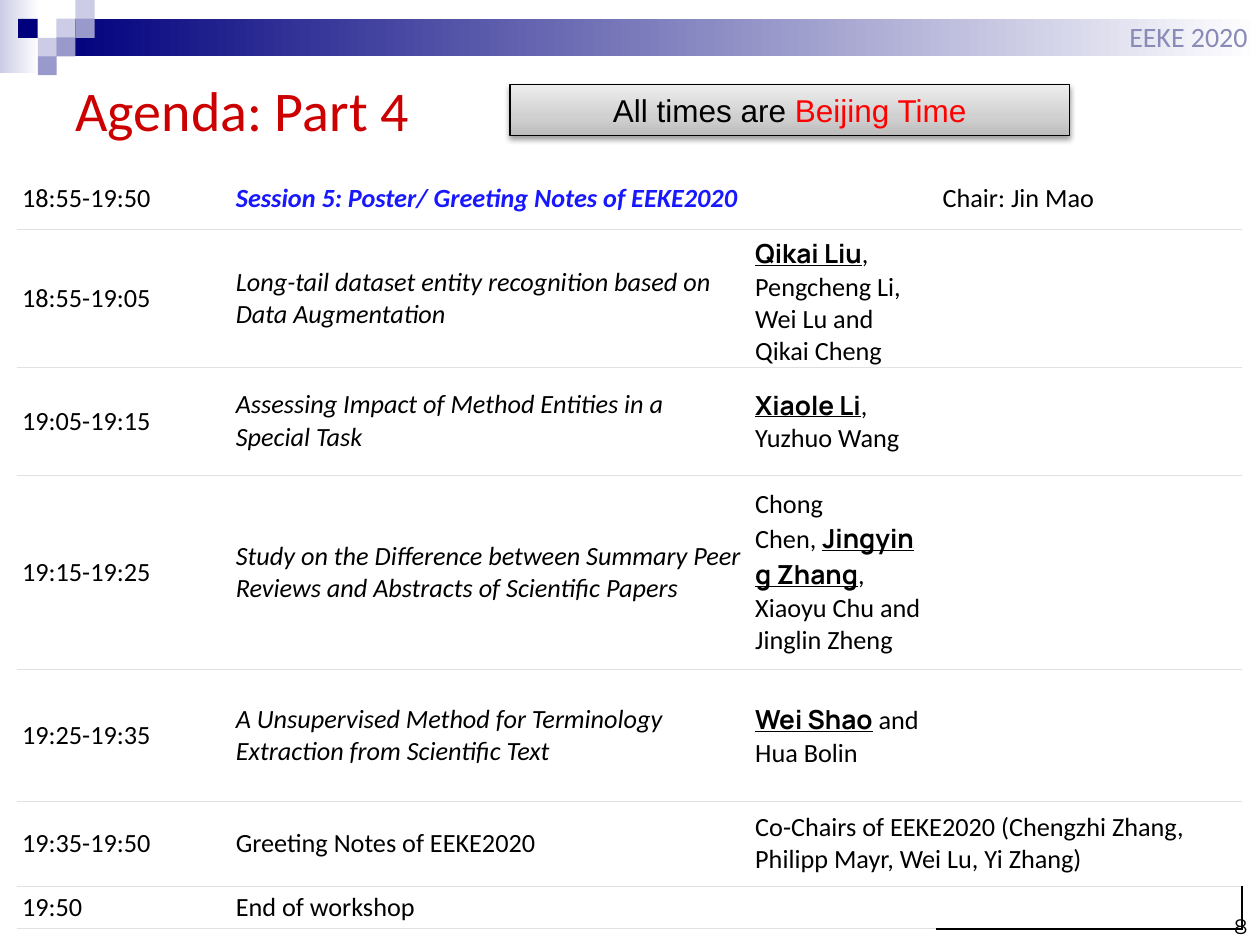
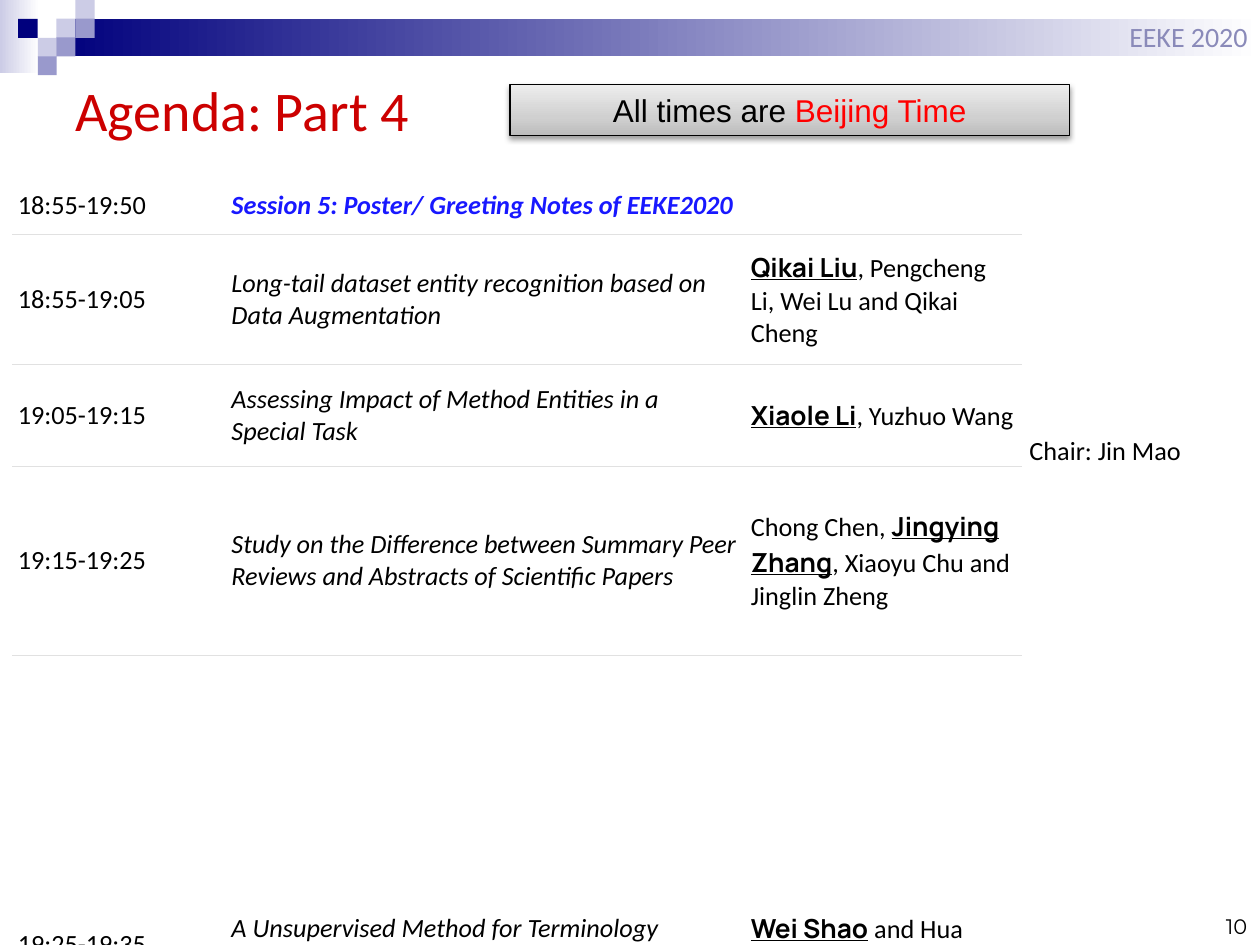
Before and after one commit to EEKE2020/EEKE2020.github.io, a slide deck: slide 10 of slides/eeke2020_intro.pptx (slide 8 before the commit). Drawn at 1260x945 pixels with LibreOffice and Linux fonts; fonts in the diff are those of the drawing. Boxes give left, top, right and bottom in pixels: in the first picture for what was removed or moved away, otherwise in the second. Text is boxed around its words. In the diff, an @@ line names an element or a change of style, - is before the commit and + after.

```diff
--- a/slides/eeke2020_intro.pptx
+++ b/slides/eeke2020_intro.pptx
@@ table: place and size @@
-table at box(16, 168, 1241, 934)
+table at box(13, 176, 1237, 945)
@@ page number at box(1226, 919, 1247, 934): text changed @@
-8
+10
```
Also in this commit, not shown: 8 other slides changed, 3 slides added.
